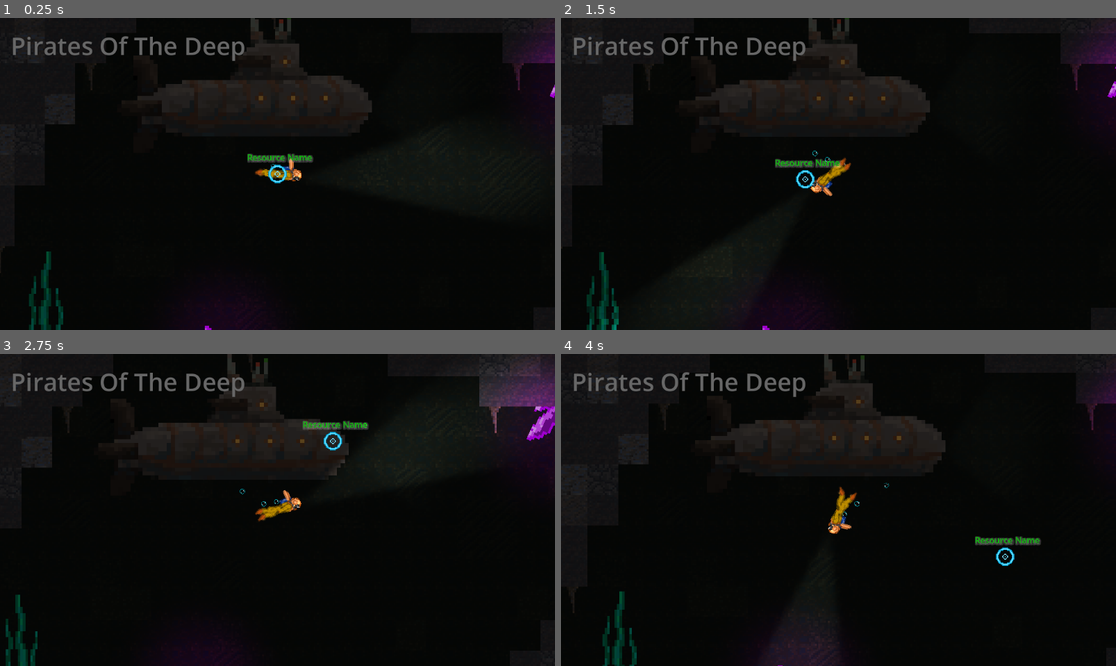
Above: before the commit, frames 1-4 (two rows, left to right).
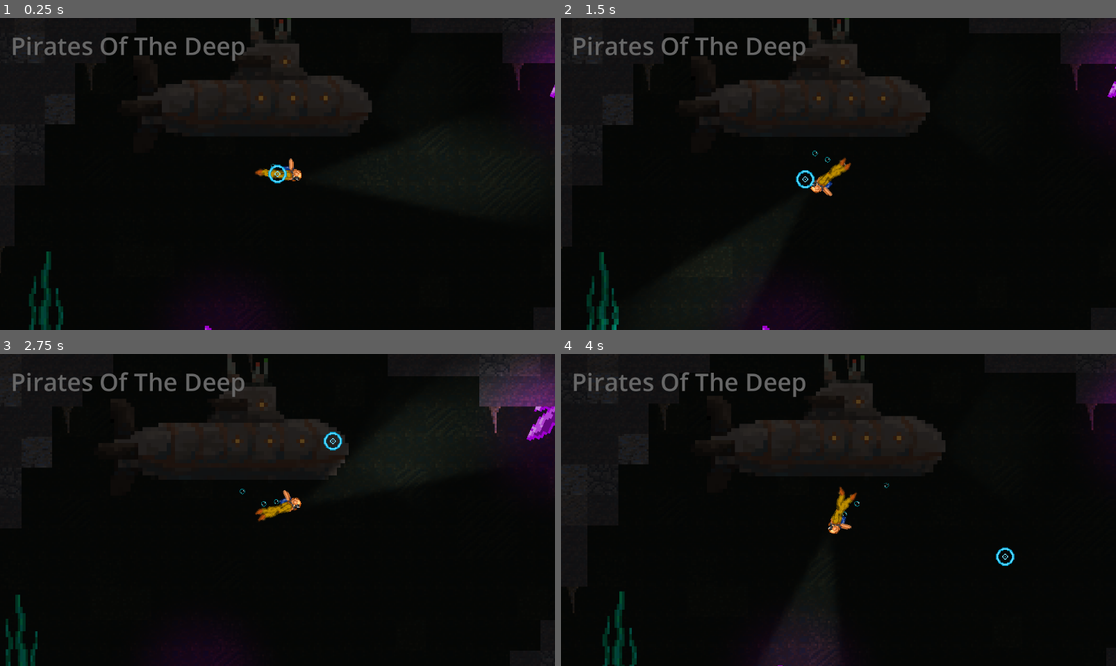
Above: after the commit, the same moments.

Repository: val-XR/GameJamApril2025
Game: Godot game, scene res://scenes/main_game.tscn
Same seed, same stepped clock (60 frames per second), same inputs: the game is played once before the commit and once after it.
Inputs (mouse positions are in pixels of both pictures, inside the frame that each line leads up to):
- Up to frame 1 (0.25 s): no input
- Up to frame 2 (1.5 s): move the mouse to (960, 158) at 0.52 s; click (960, 158) at 0.67 s; drag from (727, 189) to (960, 158) at 1.27 s
- Up to frame 3 (2.75 s): move the mouse to (333, 441) at 2.02 s; click (333, 441) at 2.17 s
- Up to frame 4 (4 s): drag from (810, 572) to (672, 463) at 2.77 s; move the mouse to (1005, 556) at 3.52 s; click (1005, 556) at 3.67 s

The runs differ from the first frame. In frame 1, 0.3% of the frame differs, in the area x 44-57%, y 43-47%; in frame 2, 0.3%, in the area x 38-51%, y 45-49%; in frame 3, 0.3%; in frame 4, 0.3%.

Commit message:
Progess on Resource Scanner

Diff:
--- a/scenes/cursor.gd
+++ b/scenes/cursor.gd
@@ -1,10 +1,55 @@
 extends Node2D
 
-@onready var cursor: Node2D = $"."
+var key: String = "" # resources disctionary key (needed to be high in scope)
+
+@onready var cursor: Node2D = $"." # cursor var
+
+# set ring icon vars
+@onready var defaultRing: Sprite2D = $DefaultRing
+@onready var animatedRing: AnimatedSprite2D = $AnimatedRing
+
+# set resource scanner label vars
+@onready var instructionLabel: Label = $InstructionLabel
+@onready var resourceValueLabel: Label = $ResourceValueLabel
+@onready var resourceDisplayNameLabel: Label = $ResourceDisplayNameLabel
+
+
 
 # Called when the node enters the scene tree for the first time.
 func _ready() -> void:
+	# hide default cursort
 	Input.mouse_mode = Input.MOUSE_MODE_HIDDEN
+	setToDefaultRing()
+
+
+
+
+func setToDefaultRing():
+
+	# Set ring icon
+	defaultRing.visible = true
+	animatedRing.visible = false
+
+	# Hide resource labels
+	resourceDisplayNameLabel.visible = false
+	resourceValueLabel.visible = false
+	instructionLabel.visible = false
+
+
+func setToResourceScannerRing():
+
+	# Set ring icon
+	defaultRing.visible = false
+	animatedRing.visible = true
+
+	# Enable resource labels
+	resourceDisplayNameLabel.visible = true
+	resourceValueLabel.visible = true
+	instructionLabel.visible = true
+
+	# resets and plays animation
+	animatedRing.frame = 0
+	animatedRing.play()
 
 
 # Called every frame. 'delta' is the elapsed time since the previous frame.
@@ -12,4 +57,48 @@
 	$".".global_position = get_global_mouse_position()
 
 
-# detect scrap
+
+# resources dictionary. Referenced for resource scanner
+var resources = {
+	 "ironOre":     {"display_name": "Iron Ore", "value": "50"},
+	 "villain":   {"display_name": "uranium", "value": "500"},
+	 "Boss":      {"display_name": "100", "value": "500"},
+	}
+
+
+
+# Area2D detected another Area2D. Checks for the name of the scene and checks the dictionary
+func _on_area_2d_area_entered(area: Area2D) -> void:
+
+	setToResourceScannerRing()
+
+	# set key var for the disctionary and set dinctionary info to vars
+	key = area.get_parent().name
+	var resourceDisplayName : String = resources[key]["display_name"]
+	var resourceValue : String = resources[key]["value"]
+
+	# set resource scanner labels
+	print("Object Detected: " + resourceDisplayName + "  Value: " + resourceValue)
+	$ResourceDisplayNameLabel.text = resourceDisplayName
+	$ResourceValueLabel.text = "$" + resourceValue
+
+
+
+# Area2D leaves this Area2D
+func _on_area_2d_area_exited(area: Area2D) -> void:
+	if key == area.get_parent().name:
+		setToDefaultRing()
+		key = "" # reset key value
+
+
+
+
+# mouse clicked
+func _input(event: InputEvent) -> void:
+	if event is InputEventMouseButton:
+		if event.pressed and event.button_index == MOUSE_BUTTON_LEFT:
+			if event is InputEventMouseButton and event.pressed:
+				if key == "":
+					print("Clicked: no key detected")
+				else:
+					print("Clicked: "  + key)
--- a/scenes/cursor.tscn
+++ b/scenes/cursor.tscn
@@ -1,8 +1,9 @@
-[gd_scene load_steps=14 format=3 uid="uid://bwpk8qhabhdns"]
+[gd_scene load_steps=16 format=3 uid="uid://bwpk8qhabhdns"]
 
 [ext_resource type="Texture2D" uid="uid://ck223e3v5b6to" path="res://textures/Cursor/cursor.png" id="1_1eco6"]
 [ext_resource type="Script" uid="uid://eaxs7hhocib3" path="res://scenes/cursor.gd" id="1_s0nli"]
 [ext_resource type="Texture2D" uid="uid://cs2i0wm7flewo" path="res://textures/Cursor/cursor_animation_02.png" id="3_ndevg"]
+[ext_resource type="Texture2D" uid="uid://dk2j6x332qc0n" path="res://textures/Cursor/cursor_big_yellow.png" id="4_n5qf0"]
 
 [sub_resource type="AtlasTexture" id="AtlasTexture_n5qf0"]
 atlas = ExtResource("3_ndevg")
@@ -36,6 +37,10 @@
 atlas = ExtResource("3_ndevg")
 region = Rect2(224, 0, 32, 32)
 
+[sub_resource type="AtlasTexture" id="AtlasTexture_fpr62"]
+atlas = ExtResource("4_n5qf0")
+region = Rect2(0, 0, 32, 32)
+
 [sub_resource type="SpriteFrames" id="SpriteFrames_fpr62"]
 animations = [{
 "frames": [{
@@ -62,60 +67,114 @@
 }, {
 "duration": 1.0,
 "texture": SubResource("AtlasTexture_lk1ck")
+}, {
+"duration": 1.0,
+"texture": SubResource("AtlasTexture_fpr62")
 }],
-"loop": true,
+"loop": false,
 "name": &"default",
 "speed": 10.0
 }]
 
 [sub_resource type="CircleShape2D" id="CircleShape2D_ndevg"]
-radius = 3.0
+radius = 1.0
 
 [node name="Cursor" type="Node2D"]
+light_mask = 16
 script = ExtResource("1_s0nli")
 
-[node name="Ring" type="Sprite2D" parent="."]
+[node name="DefaultRing" type="Sprite2D" parent="."]
 light_mask = 16
 z_index = 5
 scale = Vector2(0.407301, 0.407301)
 texture = ExtResource("1_1eco6")
 offset = Vector2(0.5, 0.5)
 
-[node name="AnimatedSprite2D" type="AnimatedSprite2D" parent="."]
-visible = false
+[node name="AnimatedRing" type="AnimatedSprite2D" parent="."]
 light_mask = 16
 z_index = 5
 scale = Vector2(0.407301, 0.407301)
 sprite_frames = SubResource("SpriteFrames_fpr62")
-autoplay = "default"
-frame_progress = 0.251785
+frame = 8
+frame_progress = 1.0
 
 [node name="Area2D" type="Area2D" parent="."]
 
 [node name="CollisionShape2D" type="CollisionShape2D" parent="Area2D"]
 shape = SubResource("CircleShape2D_ndevg")
 
-[node name="Label" type="Label" parent="."]
+[node name="ResourceDisplayNameLabel" type="Label" parent="."]
+light_mask = 16
 z_index = 5
 anchors_preset = 8
 anchor_left = 0.5
 anchor_top = 0.5
 anchor_right = 0.5
 anchor_bottom = 0.5
-offset_left = -16.0
-offset_top = -12.0
-offset_right = 106.0
-offset_bottom = 11.0
+offset_left = -19.0
+offset_top = -25.0
+offset_right = 215.0
+offset_bottom = 9.0
+grow_horizontal = 2
+grow_vertical = 2
+scale = Vector2(0.159999, 0.159999)
+size_flags_horizontal = 4
+theme_override_colors/font_color = Color(0.0562671, 0.738191, 0.0470029, 1)
+theme_override_constants/shadow_outline_size = 10
+theme_override_font_sizes/font_size = 24
+text = "Resource Name"
+horizontal_alignment = 1
+vertical_alignment = 1
+autowrap_mode = 3
+
+[node name="ResourceValueLabel" type="Label" parent="."]
+light_mask = 16
+z_index = 5
+anchors_preset = 8
+anchor_left = 0.5
+anchor_top = 0.5
+anchor_right = 0.5
+anchor_bottom = 0.5
+offset_left = -21.0
+offset_top = -21.0
+offset_right = 130.0
+offset_bottom = 13.0
 grow_horizontal = 2
 grow_vertical = 2
 scale = Vector2(0.279999, 0.279999)
 size_flags_horizontal = 4
 theme_override_colors/font_color = Color(0.0562671, 0.738191, 0.0470029, 1)
-theme_override_colors/font_shadow_color = Color(0.97, 0.97, 0.97, 0.172549)
 theme_override_constants/shadow_outline_size = 10
-text = "Resource Name"
+theme_override_font_sizes/font_size = 24
+text = "$: 0"
+horizontal_alignment = 1
+vertical_alignment = 1
+autowrap_mode = 3
+
+[node name="InstructionLabel" type="Label" parent="."]
+light_mask = 16
+visibility_layer = 16
+z_index = 5
+anchors_preset = 8
+anchor_left = 0.5
+anchor_top = 0.5
+anchor_right = 0.5
+anchor_bottom = 0.5
+offset_left = -15.0
+offset_top = -13.0
+offset_right = 177.0
+offset_bottom = 23.0
+grow_horizontal = 2
+grow_vertical = 2
+scale = Vector2(0.159998, 0.159998)
+size_flags_horizontal = 4
+theme_override_colors/font_color = Color(0.74, 0.693627, 0.0444, 1)
+theme_override_constants/shadow_outline_size = 10
+theme_override_font_sizes/font_size = 26
+text = "Click"
 horizontal_alignment = 1
 vertical_alignment = 1
 autowrap_mode = 3
 
 [connection signal="area_entered" from="Area2D" to="." method="_on_area_2d_area_entered"]
+[connection signal="area_exited" from="Area2D" to="." method="_on_area_2d_area_exited"]
--- /dev/null
+++ b/scenes/ironOre.tscn
@@ -0,0 +1,41 @@
+[gd_scene load_steps=3 format=3 uid="uid://cnu85w3nri8r4"]
+
+[ext_resource type="Texture2D" uid="uid://uiwm511cr2yf" path="res://textures/Resources/Iron_ore.png" id="1_tu3cp"]
+
+[sub_resource type="CircleShape2D" id="CircleShape2D_ca17w"]
+radius = 16.0
+
+[node name="ironOre" type="Node2D"]
+
+[node name="TextureRect" type="TextureRect" parent="."]
+offset_left = -19.0
+offset_top = -19.0
+offset_right = 21.0
+offset_bottom = 21.0
+pivot_offset = Vector2(19, 19)
+texture = ExtResource("1_tu3cp")
+
+[node name="Button" type="Button" parent="TextureRect"]
+modulate = Color(1, 1, 1, 0)
+layout_mode = 1
+anchors_preset = 8
+anchor_left = 0.5
+anchor_top = 0.5
+anchor_right = 0.5
+anchor_bottom = 0.5
+offset_left = -18.0
+offset_top = -18.0
+offset_right = 16.0
+offset_bottom = -8.0
+grow_horizontal = 2
+grow_vertical = 2
+scale = Vector2(1, 3.28)
+button_mask = 0
+flat = true
+
+[node name="Area2D" type="Area2D" parent="."]
+position = Vector2(0, -9.53674e-07)
+scale = Vector2(1, 1)
+
+[node name="CollisionShape2D" type="CollisionShape2D" parent="Area2D"]
+shape = SubResource("CircleShape2D_ca17w")
--- a/scenes/main_game.tscn
+++ b/scenes/main_game.tscn
@@ -10,12 +10,12 @@
 [ext_resource type="Texture2D" uid="uid://cqy5imrnghhwf" path="res://textures/Background Forground/Background_Textures.png" id="6_nqdth"]
 [ext_resource type="PackedScene" uid="uid://xkstenrakr2w" path="res://scenes/submarine.tscn" id="6_ygxny"]
 [ext_resource type="Texture2D" uid="uid://bofhkrb0x46kq" path="res://textures/Background Forground/Pointy Things.png" id="7_o6v7o"]
-[ext_resource type="PackedScene" uid="uid://vn5l0ae3omjt" path="res://scenes/resource.tscn" id="7_wi4c7"]
 [ext_resource type="PackedScene" uid="uid://bwpk8qhabhdns" path="res://scenes/cursor.tscn" id="8_70vka"]
 [ext_resource type="Texture2D" uid="uid://b45r221mfsnt1" path="res://textures/Decorations/Main_Submarine.png" id="9_5cypo"]
 [ext_resource type="PackedScene" uid="uid://dtv3n4k5a6g7y" path="res://scenes/seaweed.tscn" id="14_8xp80"]
-[ext_resource type="PackedScene" uid="uid://g1537spoqicn" path="res://scenes/mutated_frog_fish.tscn" id="15_sp04v"]
+[ext_resource type="PackedScene" path="res://scenes/mutated_frog_fish.tscn" id="15_sp04v"]
 [ext_resource type="Texture2D" uid="uid://cm7cymqmomja" path="res://textures/Lights/ball_light.png" id="16_ihbck"]
+[ext_resource type="PackedScene" uid="uid://cnu85w3nri8r4" path="res://scenes/ironOre.tscn" id="16_vnsdt"]
 
 [sub_resource type="TileSetAtlasSource" id="TileSetAtlasSource_72e8q"]
 texture = ExtResource("1_s3esy")
@@ -145,10 +145,6 @@
 rotation = 0.0
 scale = Vector2(1, 1.64477)
 
-[node name="resource" parent="." instance=ExtResource("7_wi4c7")]
-position = Vector2(-5, 50)
-scale = Vector2(0.379, 0.5)
-
 [node name="Cursor" parent="." instance=ExtResource("8_70vka")]
 
 [node name="Seaweed" parent="." instance=ExtResource("14_8xp80")]
@@ -176,6 +172,10 @@
 energy = 16.0
 texture = ExtResource("16_ihbck")
 
+[node name="ironOre" parent="." instance=ExtResource("16_vnsdt")]
+position = Vector2(14, 58)
+scale = Vector2(0.719999, 0.719999)
+
 [editable path="Crystals/Crystal"]
 [editable path="Crystals/Crystal4"]
 [editable path="Crystals/Crystal2"]
--- a/scenes/player.tscn
+++ b/scenes/player.tscn
@@ -106,6 +106,7 @@
 [node name="HUD" type="CanvasLayer" parent="."]
 
 [node name="Label" type="Label" parent="HUD"]
+light_mask = 16
 offset_left = 22.0
 offset_top = 22.0
 offset_right = 1084.0
--- a/scenes/resource.tscn
+++ /dev/null
@@ -1,35 +0,0 @@
-[gd_scene load_steps=3 format=3 uid="uid://vn5l0ae3omjt"]
-
-[ext_resource type="Texture2D" uid="uid://uiwm511cr2yf" path="res://textures/Resources/Iron_ore.png" id="1_ca17w"]
-
-[sub_resource type="CircleShape2D" id="CircleShape2D_ca17w"]
-
-[node name="resource" type="Node2D"]
-
-[node name="TextureRect" type="TextureRect" parent="."]
-offset_left = -19.0
-offset_top = -19.0
-offset_right = 21.0
-offset_bottom = 21.0
-pivot_offset = Vector2(19, 19)
-texture = ExtResource("1_ca17w")
-
-[node name="Button" type="Button" parent="."]
-offset_left = -3.0
-offset_top = -5.0
-offset_right = 5.0
-offset_bottom = 3.0
-scale = Vector2(3.56, 3.56)
-pivot_offset = Vector2(4, 4)
-tooltip_text = "Iron Ore"
-theme_override_colors/icon_hover_color = Color(0.67069, 0.67069, 0.67069, 1)
-button_mask = 0
-flat = true
-
-[node name="StaticBody2D" type="StaticBody2D" parent="."]
-position = Vector2(0, -9.53674e-07)
-scale = Vector2(1, 1)
-
-[node name="CollisionShape2D" type="CollisionShape2D" parent="StaticBody2D"]
-scale = Vector2(1, 1)
-shape = SubResource("CircleShape2D_ca17w")
